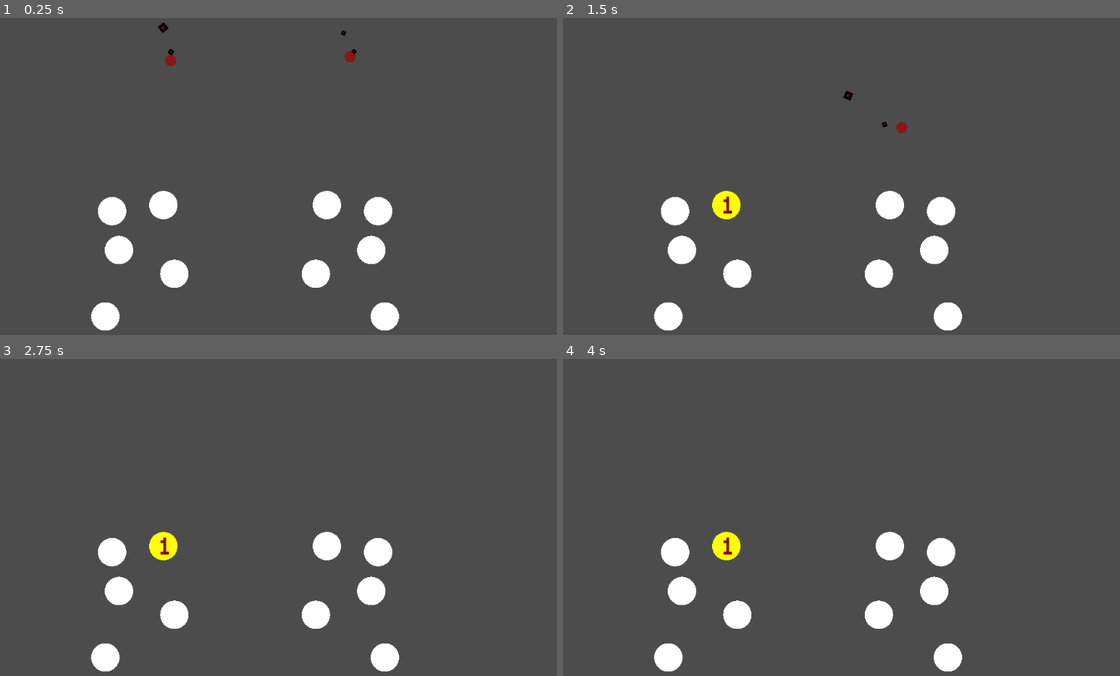
Above: before the commit, frames 1-4 (two rows, left to right).
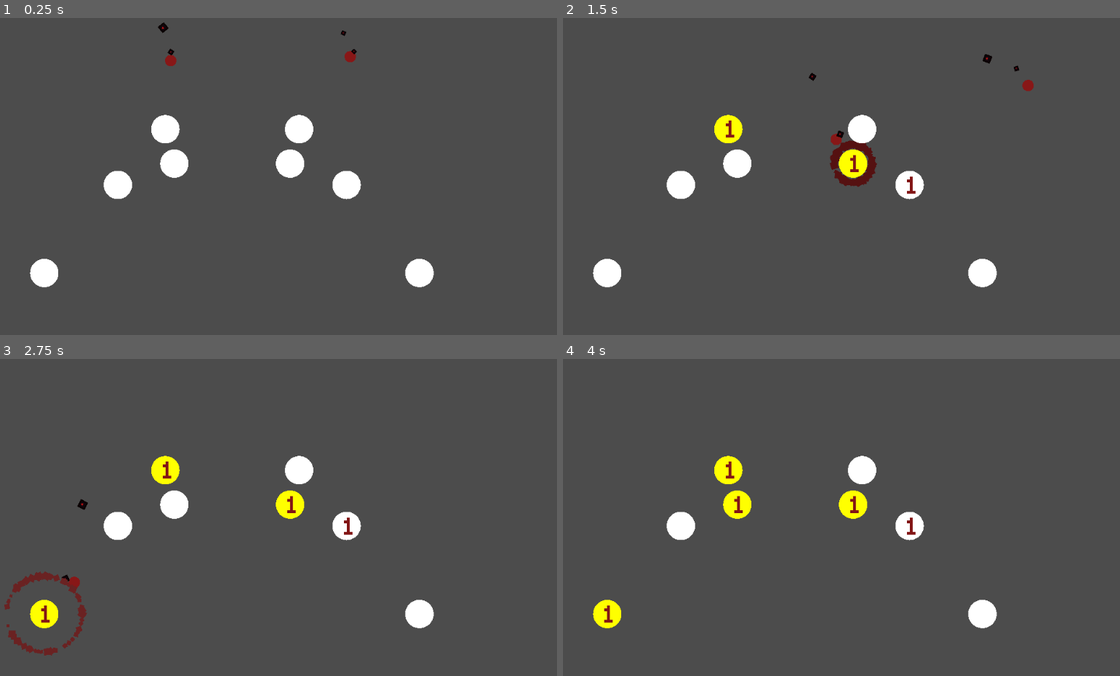
Above: after the commit, the same moments.

Repository: PaganSeaWitch/TechDemosForFunAndProfit
Game: Godot game, scene res://Scenes/plinko.tscn
Two runs of this game, one before a commit and one after it. Both use one fixed random seed, a clock stepped at 60 frames per second and the inputs below. The engine's default icon, where the game draws it, is replaced by a stand-in: a white triangle on a blue panel in a dark square.
Inputs:
- Up to frame 1 (0.25 s): no input
- Up to frame 2 (1.5 s): no input
- Up to frame 3 (2.75 s): no input
- Up to frame 4 (4 s): no input

The runs differ from the first frame. In frame 1, 6.6% of the frame differs, in the area x 5-78%, y 30-99%; in frame 2, 7.5%, in the area x 5-85%, y 11-99%; in frame 3, 7.3%; in frame 4, 6.6%.

Commit message:
made localized random variables

Diff:
--- a/PARTICLES/GODOT/PARTICLES/Scenes/Peg Scenes/PEG.tscn
+++ b/PARTICLES/GODOT/PARTICLES/Scenes/Peg Scenes/PEG.tscn
@@ -1,93 +1,27 @@
-[gd_scene load_steps=17 format=2]
+[gd_scene load_steps=18 format=2]
 
 [ext_resource path="res://Scripts/Misc/particles.gd" type="Script" id=1]
+[ext_resource path="res://Scripts/PegInheritenceTree/PEG.gd" type="Script" id=2]
 [ext_resource path="res://Fonts/minecraft/Minecraft.ttf" type="DynamicFontData" id=3]
 [ext_resource path="res://Scripts/Misc/hitTracker.gd" type="Script" id=4]
 [ext_resource path="res://Scripts/PegInheritenceTree/TextTimer.gd" type="Script" id=5]
 
-[sub_resource type="GDScript" id=11]
-script/source = "extends StaticBody2D
-class_name Peg
-
-signal emitParticles
-signal addHit(amt)
-signal startTextTimer
-signal getDarker(amt)
-signal changeColor(colorArray)
-var hitsAllowed = 5
-var hasHits = 0
-
-var yellowPegScene = load(\"res://Scenes//Peg Scenes//YellowPeg.tscn\")
-
-
-func emit():
-	self.emit_signal(\"emitParticles\")
-
-
-func changeColor(colorArray):
-	var color : Color
-	if(colorArray.size() > 1):
-		var rand = rand_range(0, colorArray.size())
-		color = colorArray[rand]
-	else:
-		color = colorArray[0]
-	var peg;
-	match color:
-		Color(255, 255, 0):
-			peg = yellowPegScene.instance()
-		_:
-			peg = self
-	changePeg(peg)
-
-
-func resetAndRemove():
-	self.get_child(0).visible = false
-	self.get_child(0).set_deferred(\"disabled\", true)
-	hasHits = 0
-	self.emit_signal(\"startTextTimer\")
-	self.emit_signal(\"getDarker\", 1)
-
-
-func addHit(hitAmt):
-	hasHits += hitAmt;
-	self.emit_signal(\"addHit\", hasHits)
-	self.emit_signal(\"getDarker\", hasHits)
-	if(hasHits >= hitsAllowed):
-		resetAndRemove()
-
-
-
-func changePeg(peg):
-	get_parent().add_child(peg)
-	get_parent().move_child(peg, self.get_index())
-	peg.position = self.position
-	peg.addHit(self.hasHits)
-	peg.emit()
-	self.queue_free()
-	get_parent().remove_child(self)
-
-
-func place():
-	self.get_child(0).visible = true
-	self.get_child(0).set_deferred(\"disabled\", false)
-"
-
-[sub_resource type="CircleShape2D" id=1]
+[sub_resource type="CircleShape2D" id=2]
 radius = 5.00425
 
-[sub_resource type="Gradient" id=2]
+[sub_resource type="Gradient" id=3]
 colors = PoolColorArray( 0.298039, 0.0392157, 0.0392157, 1, 0.788235, 0.443137, 0.443137, 1 )
 
-[sub_resource type="GradientTexture" id=3]
-gradient = SubResource( 2 )
+[sub_resource type="GradientTexture" id=4]
+gradient = SubResource( 3 )
 
-[sub_resource type="Curve" id=4]
+[sub_resource type="Curve" id=5]
 _data = [ Vector2( 0, 1 ), 0.0, 0.0, 0, 0, Vector2( 1, 0.0260736 ), 0.0, 0.0, 0, 0 ]
 
-[sub_resource type="CurveTexture" id=5]
-curve = SubResource( 4 )
+[sub_resource type="CurveTexture" id=6]
+curve = SubResource( 5 )
 
-[sub_resource type="ParticlesMaterial" id=6]
+[sub_resource type="ParticlesMaterial" id=7]
 flag_disable_z = true
 spread = 180.0
 gravity = Vector3( 0, 0, 0 )
@@ -151,17 +85,22 @@
 
 "
 
-[sub_resource type="DynamicFont" id=10]
+[sub_resource type="DynamicFont" id=12]
 size = 8
 use_mipmaps = true
 font_data = ExtResource( 3 )
 
-[node name="PEG" type="StaticBody2D" groups=["Pegs"]]
+[sub_resource type="CircleShape2D" id=13]
+radius = 4.83137
+
+[node name="PEG" type="StaticBody2D" groups=[
+"Pegs",
+]]
 scale = Vector2( 5, 5 )
-script = SubResource( 11 )
+script = ExtResource( 2 )
 
 [node name="CollisionShape2D" type="CollisionShape2D" parent="."]
-shape = SubResource( 1 )
+shape = SubResource( 2 )
 
 [node name="Particles2D" type="Particles2D" parent="CollisionShape2D"]
 scale = Vector2( 0.5, 0.5 )
@@ -213,8 +152,16 @@
 one_shot = true
 script = ExtResource( 5 )
 
+[node name="Area2D" type="Area2D" parent="."]
+collision_layer = 2
+collision_mask = 2
+
+[node name="CollisionShape2D" type="CollisionShape2D" parent="Area2D"]
+shape = SubResource( 13 )
+
 [connection signal="addHit" from="." to="Control/RichTextLabel" method="_on_PEG_addHit"]
 [connection signal="emitParticles" from="." to="CollisionShape2D/Particles2D" method="_on_PEG_emitParticles"]
 [connection signal="getDarker" from="." to="CollisionShape2D/StaticBody2D" method="_on_PEG_getDarker"]
 [connection signal="startTextTimer" from="." to="Timer" method="_on_PEG_startTextTimer"]
 [connection signal="timeout" from="Timer" to="Control/RichTextLabel" method="_on_Timer_timeout"]
+[connection signal="area_entered" from="Area2D" to="." method="_on_Area2D_area_entered"]
--- a/PARTICLES/GODOT/PARTICLES/Scenes/RandomPegZoneTake2.tscn
+++ b/PARTICLES/GODOT/PARTICLES/Scenes/RandomPegZoneTake2.tscn
@@ -6,18 +6,22 @@
 [ext_resource path="res://Scripts/RandomPegZone.gd" type="Script" id=4]
 
 [node name="RandomPegZone" type="Node2D"]
+z_as_relative = false
 script = ExtResource( 4 )
 minPeg = 1
 maxPeg = 1
 
 [node name="FirstHalf" type="Node2D" parent="."]
+z_as_relative = false
 script = ExtResource( 2 )
 
 [node name="SecondHalf" type="Node2D" parent="."]
 position = Vector2( 20, 0 )
+z_as_relative = false
 script = ExtResource( 1 )
 
 [node name="tempArea" parent="." instance=ExtResource( 3 )]
+z_as_relative = false
 
 [connection signal="setStuffs" from="." to="FirstHalf" method="_on_Node2D_setStuffs"]
 [connection signal="mirrorThis" from="FirstHalf" to="SecondHalf" method="_on_FirstHalf_mirrorThis"]
--- a/PARTICLES/GODOT/PARTICLES/Scenes/plinko.tscn
+++ b/PARTICLES/GODOT/PARTICLES/Scenes/plinko.tscn
@@ -22,8 +22,14 @@
 [node name="Area2D" parent="." instance=ExtResource( 3 )]
 position = Vector2( 317.333, 606 )
 
-[node name="Node2D" parent="." instance=ExtResource( 1 )]
-position = Vector2( 49.3333, 158 )
-scale = Vector2( 45, 20 )
+[node name="RandomPegZone" parent="." instance=ExtResource( 1 )]
+position = Vector2( 103.905, 124.257 )
+scale = Vector2( 40, 10 )
 minPeg = 5
 maxPeg = 5
+
+[node name="RandomPegZone2" parent="." instance=ExtResource( 1 )]
+position = Vector2( 102.678, 362.448 )
+scale = Vector2( 40, 10 )
+minPeg = 5
+maxPeg = 5
--- a/PARTICLES/GODOT/PARTICLES/Scenes/tempArea.tscn
+++ b/PARTICLES/GODOT/PARTICLES/Scenes/tempArea.tscn
@@ -2,27 +2,28 @@
 
 [ext_resource path="res://Scripts/tempArea.gd" type="Script" id=1]
 
-[sub_resource type="RectangleShape2D" id=2]
+[sub_resource type="RectangleShape2D" id=1]
 
 [node name="tempArea" type="Area2D"]
 script = ExtResource( 1 )
 
 [node name="left" type="Node2D" parent="."]
-scale = Vector2( 1, 1 )
+z_as_relative = false
 
 [node name="right" type="Node2D" parent="."]
 position = Vector2( 20, 0 )
-scale = Vector2( 1, 1 )
+z_as_relative = false
 
 [node name="Bottom" type="Node2D" parent="."]
 position = Vector2( 0, 20 )
-scale = Vector2( 1, 1 )
+z_as_relative = false
 
 [node name="BottomRight" type="Node2D" parent="."]
 position = Vector2( 20, 20 )
-scale = Vector2( 1, 1 )
+z_as_relative = false
 
 [node name="SpawnArea" type="CollisionShape2D" parent="."]
 position = Vector2( 10, 10 )
-shape = SubResource( 2 )
+z_as_relative = false
+shape = SubResource( 1 )
 disabled = true
--- a/PARTICLES/GODOT/PARTICLES/Scripts/PegInheritenceTree/PEG.gd
+++ b/PARTICLES/GODOT/PARTICLES/Scripts/PegInheritenceTree/PEG.gd
@@ -62,3 +62,6 @@
 func place():
 	self.get_child(0).visible = true
 	self.get_child(0).set_deferred("disabled", false)
+
+func _on_Area2D_area_entered(area):
+	self.queue_free()
Not shown: 3 places in PARTICLES/GODOT/PARTICLES/Scenes/Peg Scenes/PEG.tscn that only renumber resources
